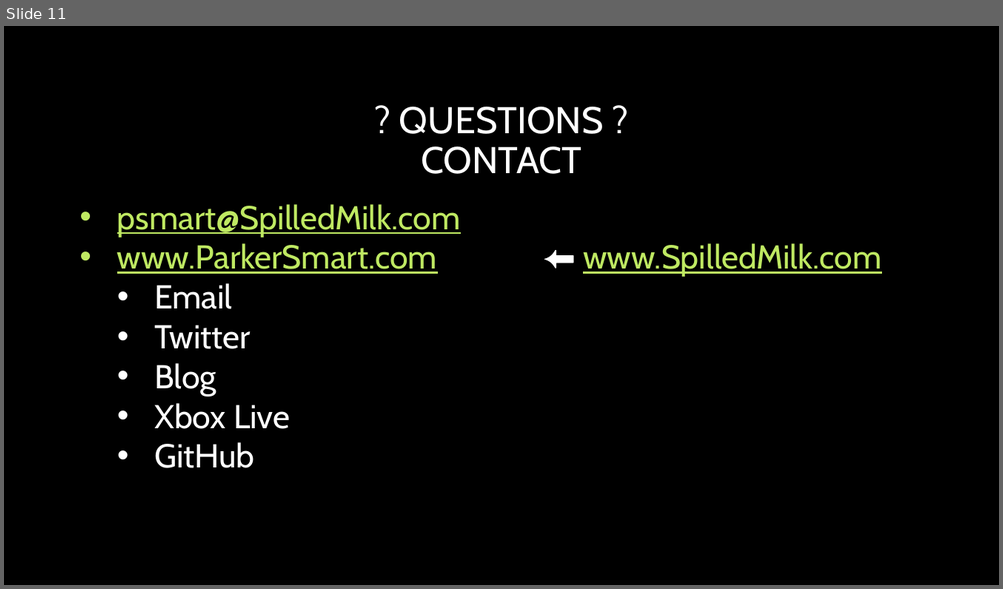
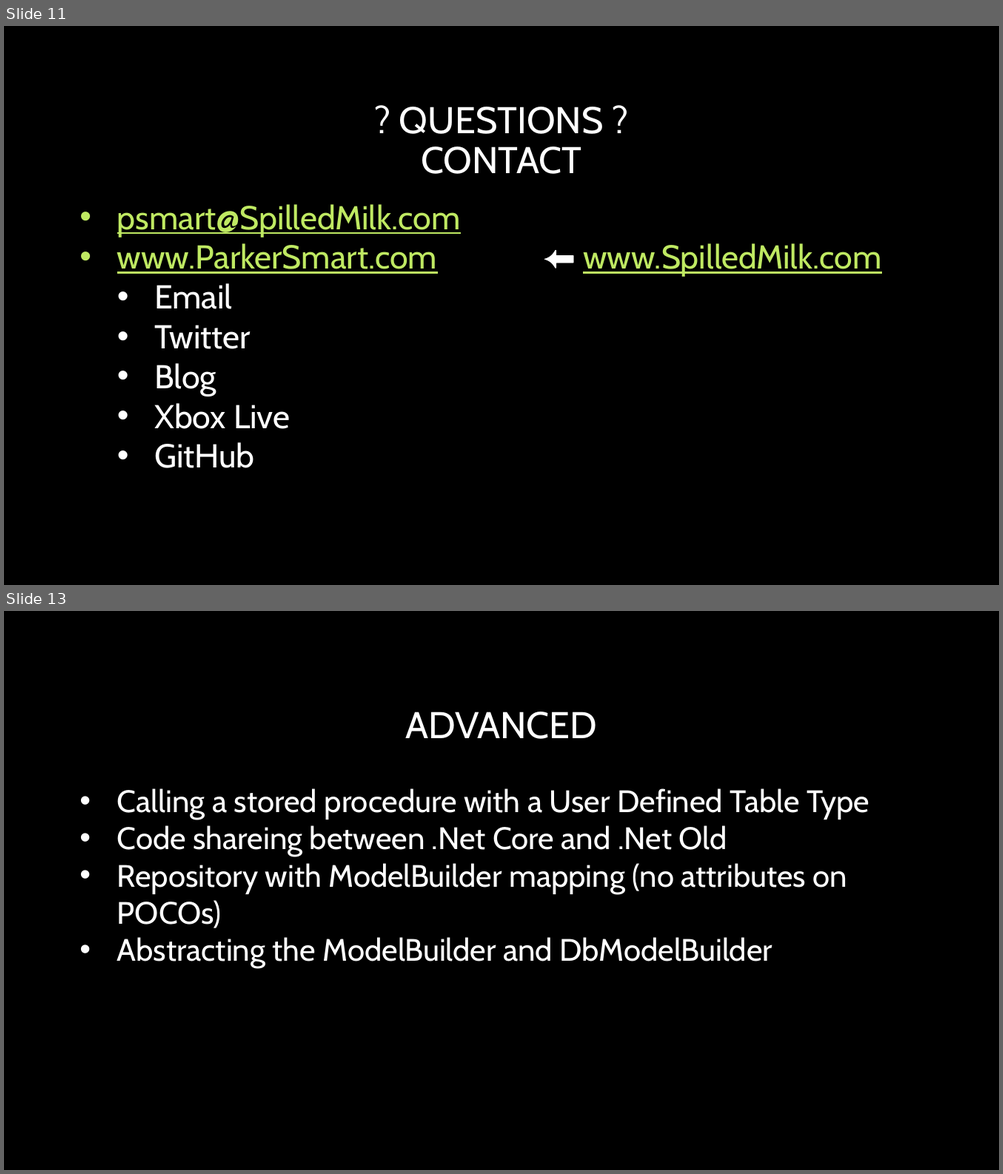
Before and after one commit to SpilledMilkCOM/DenDevDayEFCore, a slide deck: Entity Framework Core.pptx. Shown one above the other, each under a label of ours: slide 11 before the commit, slides 11 and 13 after it; the slides between them are not shown. The pictures are 1003x589 and 1003x1174 pixels, drawn with LibreOffice and Linux fonts; fonts in the diff are those of the drawing; background and template pictures are left out. Boxes give left, top, right and bottom in pixels: in the first picture for what was removed or moved away, otherwise in the second. Text is boxed around its words. In the diff, an @@ line names an element or a change of style, - is before the commit and + after.

Commit message:
Added intermediate and advanced slides.

```diff
--- a/Entity Framework Core.pptx
+++ b/Entity Framework Core.pptx
@@ slide 13 added at [4,611,999,1170], background picture (left out) @@
@@ title added at [405,712,597,739], 36 pt, text #FFFFFF @@
+ADVANCED
@@ text added at [117,789,870,968], 30 pt, text #FFFFFF @@
+• Calling a stored procedure with a User Defined Table Type
+• Code shareing between .Net Core and .Net Old
+• Repository with ModelBuilder mapping (no attributes on POCOs)
+• Abstracting the ModelBuilder and DbModelBuilder
```
Also in this commit, not shown: 1 other slide added.
